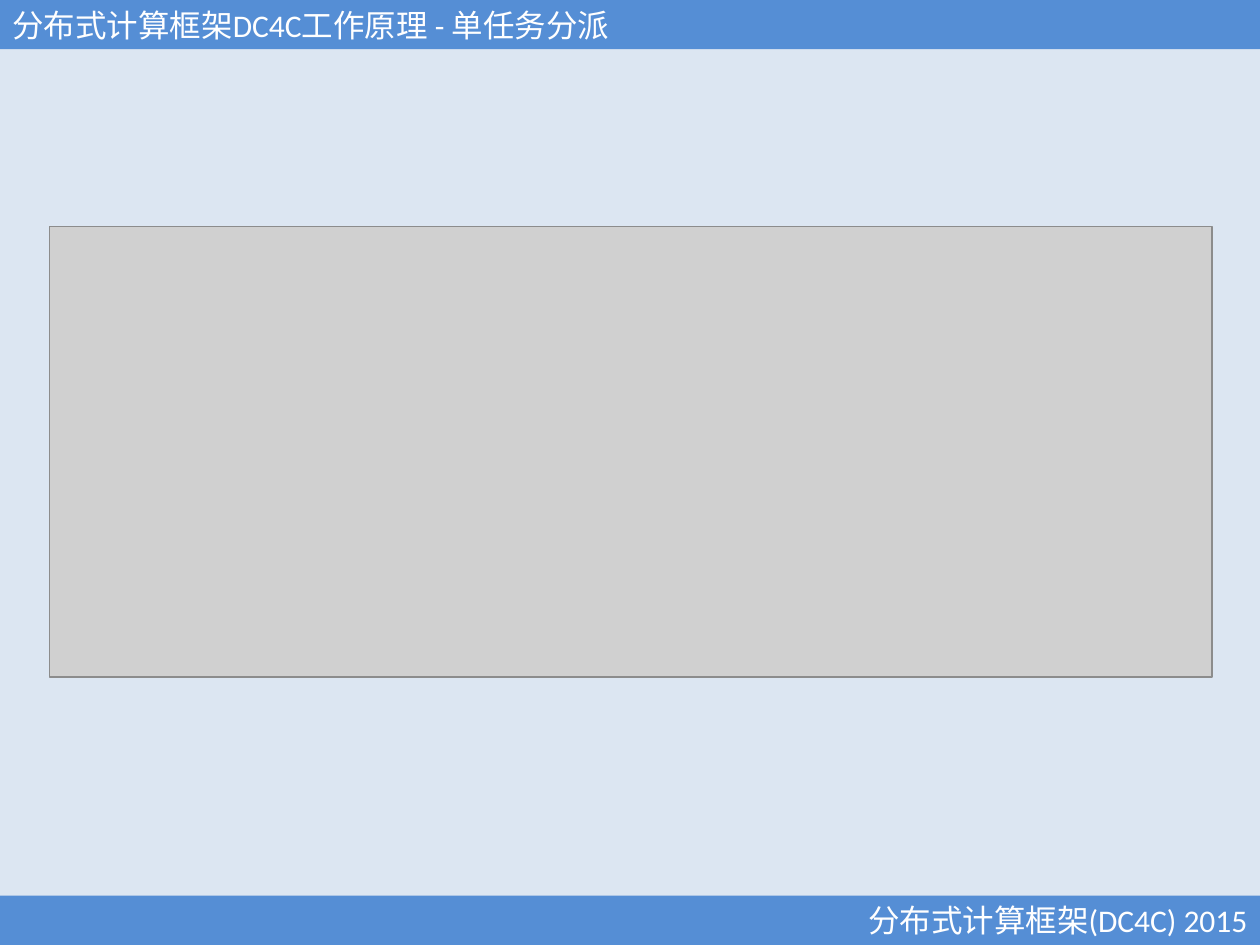
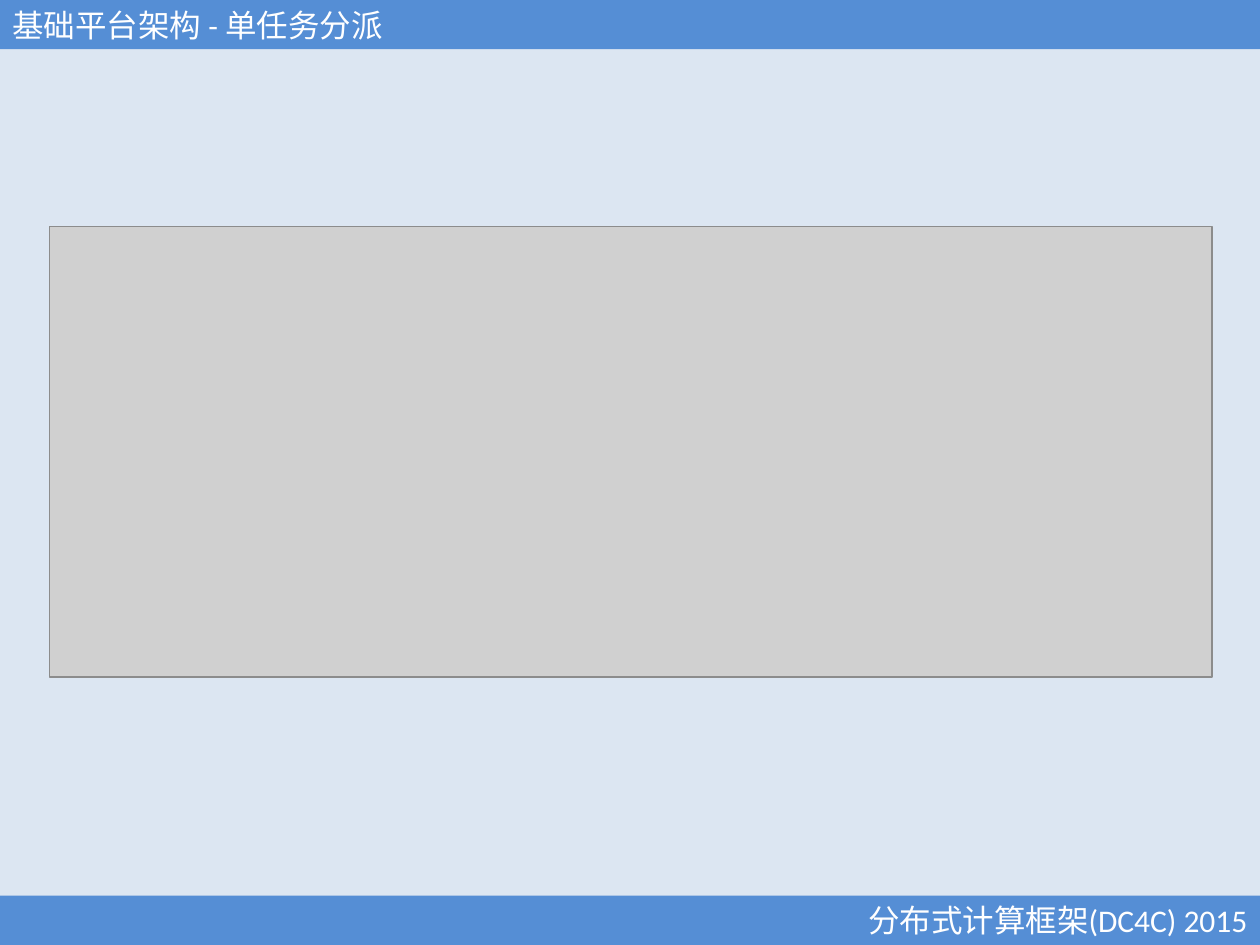
Before and after one commit to xubingyue/dc4c, a slide deck: slide 11 of doc/DC4C.ppt. Drawn at 1260x945 pixels with LibreOffice and Linux fonts; fonts in the diff are those of the drawing; grey boxes stand for pictures. Boxes give left, top, right and bottom in pixels: in the first picture for what was removed or moved away, otherwise in the second. Text is boxed around its words. In the diff, an @@ line names an element or a change of style, - is before the commit and + after.

```diff
--- a/doc/DC4C.ppt
+++ b/doc/DC4C.ppt
@@ text in rectangle at (12, 10, 383, 40): text changed @@
-分布式计算框架DC4C工作原理 - 单任务分派
+基础平台架构 - 单任务分派
```
Also in this commit, not shown: 13 other slides changed, 4 slides added, 41 other files.
